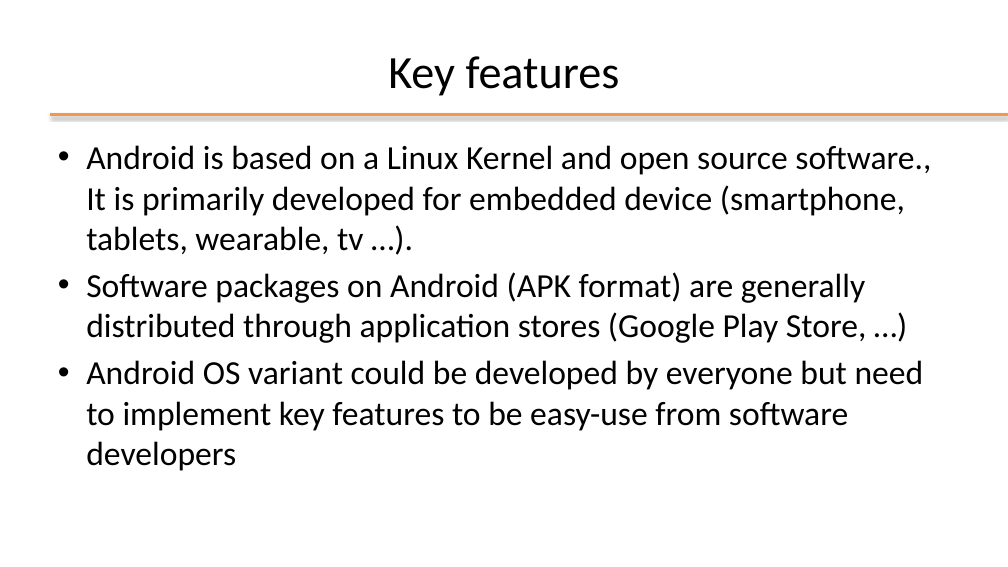
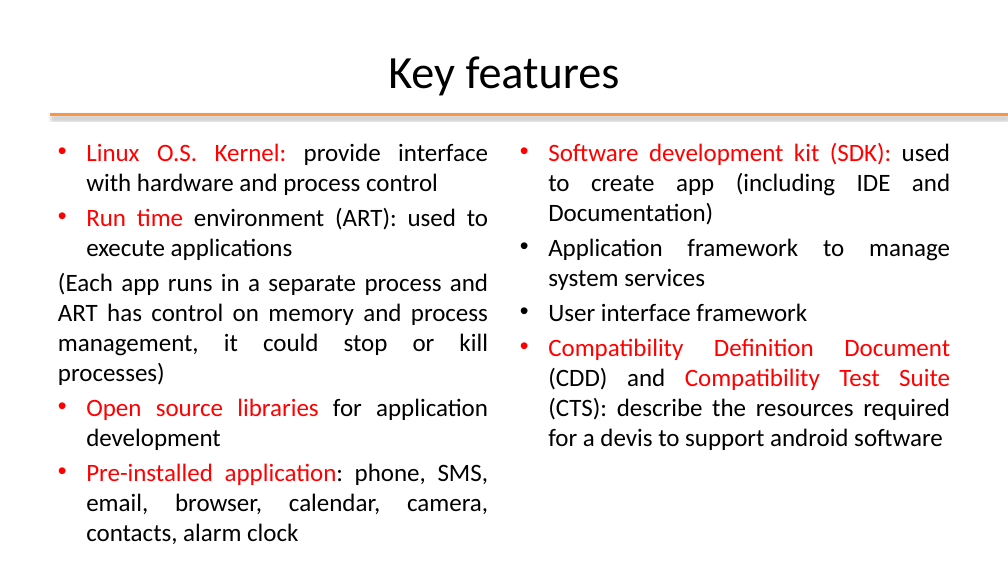
Before and after one commit to kevinmala00/ATTIVITA-PROGETTUALE, a slide deck: slide 5 of slides/01 - Android Introduction.pptx. Drawn at 1008x567 pixels with LibreOffice and Linux fonts; fonts in the diff are those of the drawing; background and template pictures are left out. Boxes give left, top, right and bottom in pixels: in the first picture for what was removed or moved away, otherwise in the second. Text is boxed around its words. In the diff, an @@ line names an element or a change of style, - is before the commit and + after.

Commit message:
FINISHED (key features page upgraded, general refactoring)

```diff
--- a/slides/01 - Android Introduction.pptx
+++ b/slides/01 - Android Introduction.pptx
@@ text at (58,143,489,514): text changed; size 32 to 23.8 pt @@
-• Android is based on a Linux Kernel and open source software., It is primarily developed for embedded device (smartphone, tablets, wearable, tv …).
-• Software packages on Android (APK format) are generally distributed through application stores (Google Play Store, …)
-• Android OS variant could be developed by everyone but need to implement key features to be easy-use from software developers
+• Linux O.S. Kernel: provide interface with hardware and process control
+• Run time environment (ART): used to execute applications
+(Each app runs in a separate process and ART has control on memory and process management, it could stop or kill processes)
+• Open source libraries for application development
+• Pre-installed application: phone, SMS, email, browser, calendar, camera, contacts, alarm clock
@@ text added at (548,143,950,450), 23.8 pt, text #000000 @@
+• Software development kit (SDK): used to create app (including IDE and Documentation)
+• Application framework to manage system services
+• User interface framework
+• Compatibility Definition Document (CDD) and Compatibility Test Suite (CTS): describe the resources required for a devis to support android software
```
Also in this commit, not shown: 3 other slides changed.
